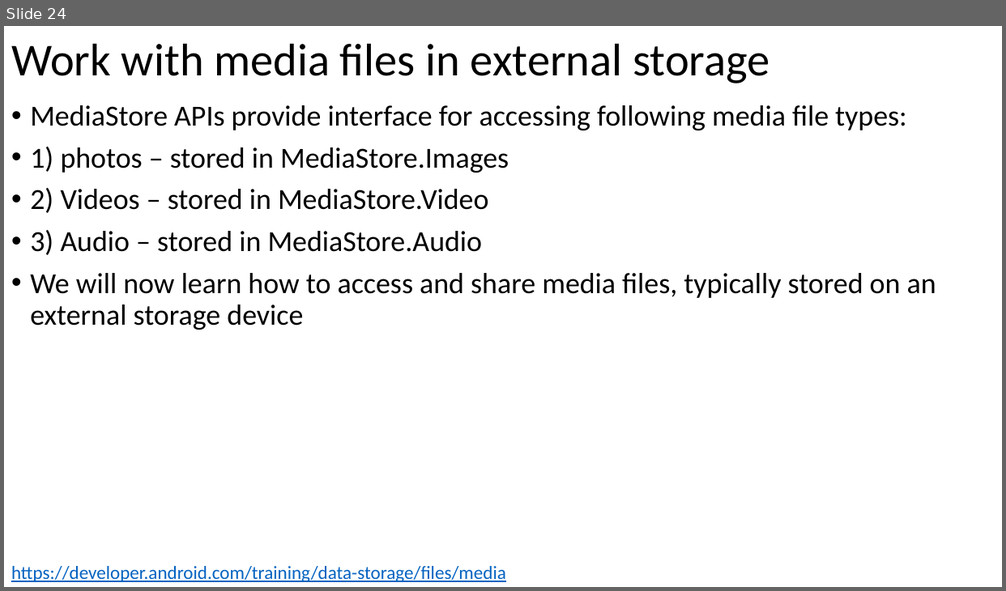
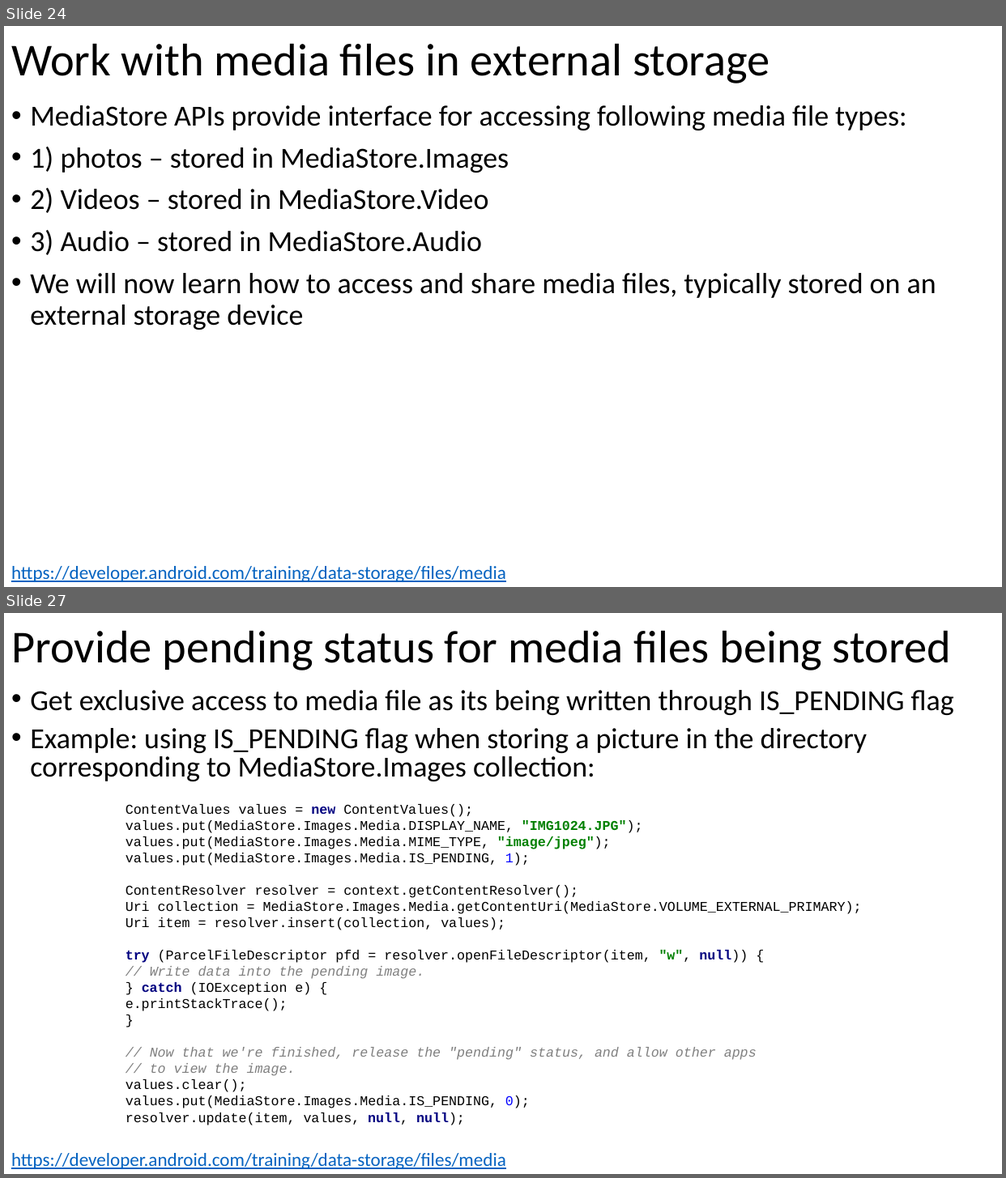
Before and after one commit to russellu/cs230, a slide deck: Lecture_11.pptx. Shown one above the other, each under a label of ours: slide 24 before the commit, slides 24 and 27 after it; the slides between them are not shown. The pictures are 1006x591 and 1006x1178 pixels, drawn with LibreOffice and Linux fonts; fonts in the diff are those of the drawing. Boxes give left, top, right and bottom in pixels: in the first picture for what was removed or moved away, otherwise in the second. Text is boxed around its words. In the diff, an @@ line names an element or a change of style, - is before the commit and + after.

```diff
--- a/Lecture_11.pptx
+++ b/Lecture_11.pptx
@@ slide 27 added at (4,613,1002,1174), background #FFFFFF @@
@@ title added at (11,630,951,671), 44 pt, text #000000 @@
+Provide pending status for media files being stored
@@ text added at (30,690,954,781), 28 pt, text #000000 @@
+• Get exclusive access to media file as its being written through IS_PENDING flag
+• Example: using IS_PENDING flag when storing a picture in the directory corresponding to MediaStore.Images collection:
@@ text added at (126,804,862,1126), 13 pt, text #000000 @@
+ContentValues values = new ContentValues();
+values.put(MediaStore.Images.Media.DISPLAY_NAME, "IMG1024.JPG");
+values.put(MediaStore.Images.Media.MIME_TYPE, "image/jpeg");
+values.put(MediaStore.Images.Media.IS_PENDING, 1);
+ContentResolver resolver = context.getContentResolver();
+Uri collection = MediaStore.Images.Media.getContentUri(MediaStore.VOLUME_EXTERNAL_PRIMARY);
+Uri item = resolver.insert(collection, values);
+try (ParcelFileDescriptor pfd = resolver.openFileDescriptor(item, "w", null)) {
+// Write data into the pending image.
+} catch (IOException e) {
+e.printStackTrace();
+}
+// Now that we're finished, release the "pending" status, and allow other apps
+// to view the image.
+values.clear();
+values.put(MediaStore.Images.Media.IS_PENDING, 0);
+resolver.update(item, values, null, null);
@@ text added at (11,1153,506,1169), 18 pt, text #0563C1, underline @@
+https://developer.android.com/training/data-storage/files/media
```
Also in this commit, not shown: 3 slides changed, 6 other slides added.
